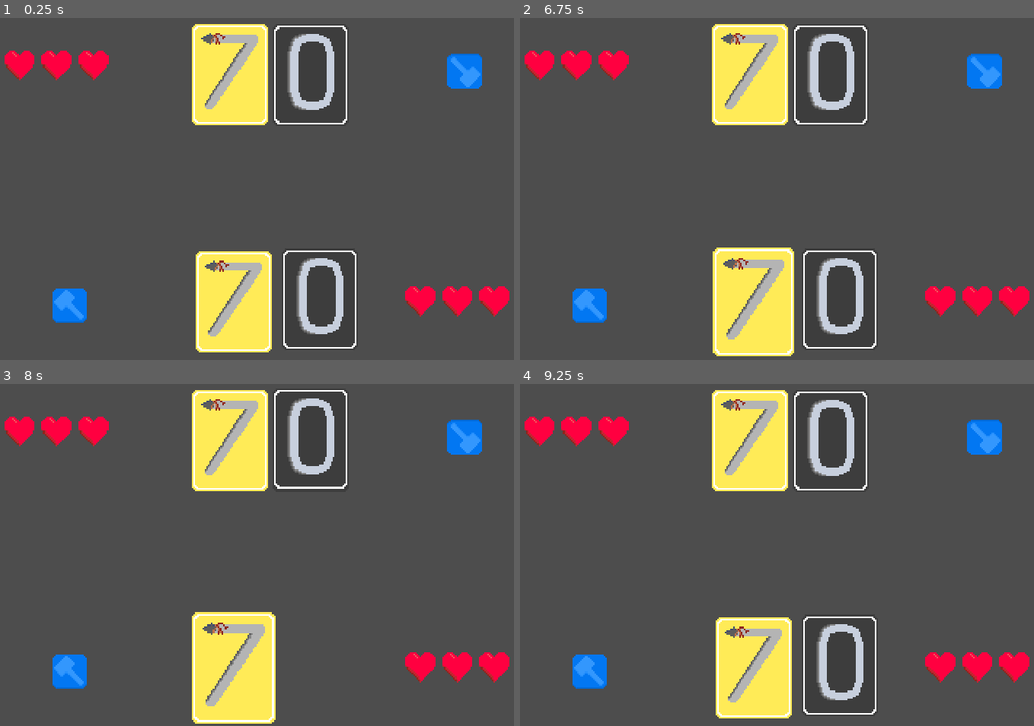
Above: before the commit, frames 1-4 (two rows, left to right).
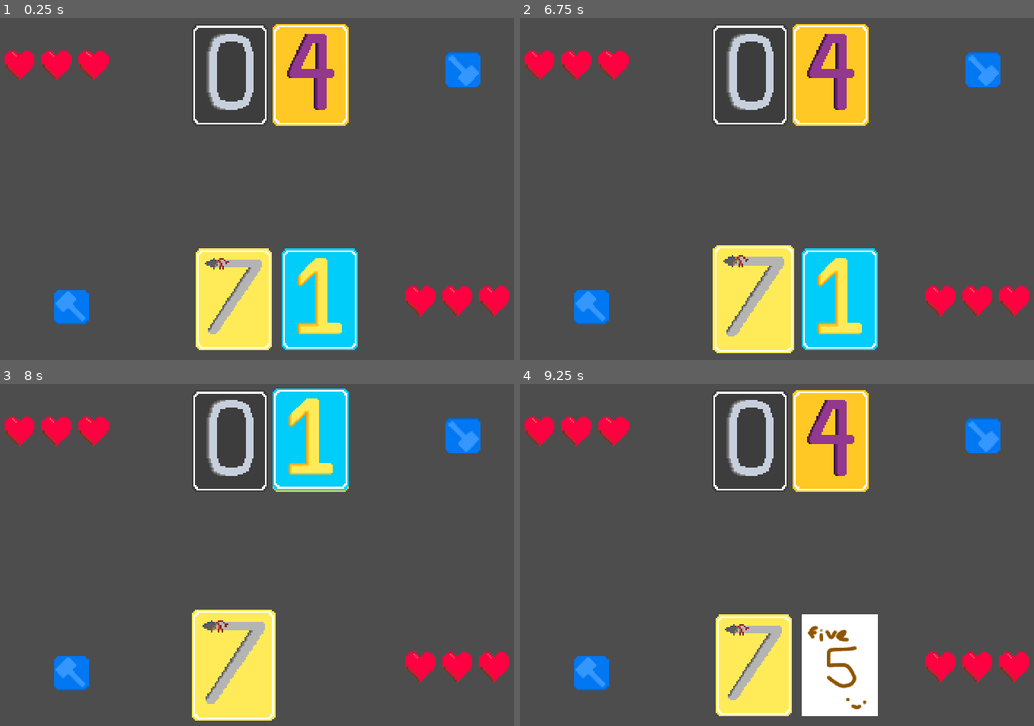
Above: after the commit, the same moments.

Repository: Hex-4/chop-chop-game-thing
Game: Godot game, scene res://dragging.tscn
Same seed, same stepped clock (60 frames per second), same inputs: the game is played once before the commit and once after it.
Inputs (mouse positions are in pixels of both pictures, inside the frame that each line leads up to):
- Up to frame 1 (0.25 s): no input
- Up to frame 2 (6.75 s): click (591, 305) at 0.52 s; click (982, 72) at 1.27 s; click (591, 305) at 2.02 s; click (982, 72) at 2.77 s; click (591, 305) at 3.52 s; click (982, 72) at 4.27 s; tap Enter at 5 s; drag from (751, 76) to (751, 301) at 5.02 s; drag from (828, 76) to (751, 301) at 5.77 s; click (751, 301) at 6.67 s
- Up to frame 3 (8 s): tap Space at 7.25 s; drag from (318, 664) to (308, 442) at 7.27 s
- Up to frame 4 (9.25 s): move the mouse to (967, 606) at 8.02 s; click (967, 606) at 8.17 s; drag from (602, 503) to (751, 667) at 8.77 s

The runs differ from the first frame. In frame 1, 14% of the frame differs, in the area x 10-94%, y 1-98%; in frame 2, 14%, in the area x 10-94%, y 1-99%; in frame 3, 9.6%; in frame 4, 14%.

Commit message:
make combo button only sometimes active, add flash animation on break

Diff:
--- a/card.gd
+++ b/card.gd
@@ -44,8 +44,8 @@
 	elif team == 1:
 		hearts = $"../Hearts Top"
 		enemy_hearts = $"../../Bottom team/Hearts Bottom"
-	print(enemy_hearts)
-	print(hearts)
+	print(name + str(position))
+
 
 
 func _process(delta):
@@ -208,12 +208,20 @@
 
 func become_broken():
 	if get_tree():
-		sprite.animation = str(number) + "b"
+
 		broken = true
 		var tween = get_tree().create_tween()
 		active = false
+
+		tween.tween_property(self, "modulate", Color(15,15,15, 1), 0.3).set_trans(Tween.TRANS_CUBIC).set_ease(Tween.EASE_OUT) # Fade to white
+		tween.tween_callback(change_to_broken_sprite)
+		tween.tween_property(self, "modulate", Color(1,1,1, 1), 2).set_trans(Tween.TRANS_CUBIC).set_ease(Tween.EASE_OUT)
 		tween.tween_property(self, "scale", Vector2(1,1), 0.2).set_trans(Tween.TRANS_CUBIC).set_ease(Tween.EASE_OUT)
-		played.emit()
+		tween.tween_callback(played.emit)
+
+
+func change_to_broken_sprite():
+	sprite.animation = str(number) + "b"
 
 func check_shield():
 	var enemy_shield: Node2D = null
--- a/cardmanager.gd
+++ b/cardmanager.gd
@@ -20,6 +20,8 @@
 func card_played():
 
 	deactivate_all_cards()
+	$"Bottom team/BottomForge".check_combo()
+	$"Top team/TopForge".check_combo()
 	if playing == bottom_team:
 		playing = top_team
 	elif playing == top_team:
--- a/dragging.tscn
+++ b/dragging.tscn
@@ -6,6 +6,7 @@
 [ext_resource type="PackedScene" uid="uid://dp6q3og2yem0d" path="res://card.tscn" id="2_vdxtg"]
 [ext_resource type="Script" path="res://bg.gd" id="3_1kmf4"]
 [ext_resource type="Texture2D" uid="uid://cl6hfjg46y8a0" path="res://buttons/forge-sheet.png" id="5_oi6f4"]
+[ext_resource type="Script" path="res://forge.gd" id="6_oc5kf"]
 
 [sub_resource type="AtlasTexture" id="AtlasTexture_mpi43"]
 atlas = ExtResource("5_oi6f4")
@@ -13,7 +14,15 @@
 
 [sub_resource type="AtlasTexture" id="AtlasTexture_l1pj8"]
 atlas = ExtResource("5_oi6f4")
-region = Rect2(75, 75, 66, 66)
+region = Rect2(72, 72, 72, 72)
+
+[sub_resource type="AtlasTexture" id="AtlasTexture_g543v"]
+atlas = ExtResource("5_oi6f4")
+region = Rect2(0, 72, 72, 72)
+
+[sub_resource type="AtlasTexture" id="AtlasTexture_xgs0r"]
+atlas = ExtResource("5_oi6f4")
+region = Rect2(144, 72, 72, 72)
 
 [sub_resource type="RectangleShape2D" id="RectangleShape2D_j1cty"]
 size = Vector2(1206, 693)
@@ -42,35 +51,43 @@
 texture = ExtResource("2_vcdgv")
 
 [node name="top 1" parent="Top team" node_paths=PackedStringArray("enemy_cards") instance=ExtResource("2_vdxtg")]
-position = Vector2(514, 107)
+position = Vector2(514, 108)
 team = 1
-number = 7
+number = 0
 enemy_cards = [NodePath("../../Bottom team/bottom 1"), NodePath("../../Bottom team/bottom 2")]
 
 [node name="top 2" parent="Top team" node_paths=PackedStringArray("enemy_cards") instance=ExtResource("2_vdxtg")]
 position = Vector2(667, 108)
 team = 1
-number = 0
+number = 4
 enemy_cards = [NodePath("../../Bottom team/bottom 1"), NodePath("../../Bottom team/bottom 2")]
 
-[node name="TextureButton" type="TextureButton" parent="Top team"]
-offset_left = 178.0
-offset_top = 512.0
-offset_right = 244.0
-offset_bottom = 578.0
-texture_normal = SubResource("AtlasTexture_mpi43")
-texture_pressed = SubResource("AtlasTexture_l1pj8")
-
-[node name="Bottom team" type="Node2D" parent="."]
-
-[node name="TextureButton2" type="TextureButton" parent="Bottom team"]
+[node name="TopForge" type="TextureButton" parent="Top team" node_paths=PackedStringArray("team_node")]
 offset_left = 991.0
 offset_top = 134.0
 offset_right = 1057.0
 offset_bottom = 200.0
 rotation = 3.14159
+disabled = true
 texture_normal = SubResource("AtlasTexture_mpi43")
 texture_pressed = SubResource("AtlasTexture_l1pj8")
+texture_disabled = SubResource("AtlasTexture_g543v")
+script = ExtResource("6_oc5kf")
+team_node = NodePath("..")
+
+[node name="Bottom team" type="Node2D" parent="."]
+
+[node name="BottomForge" type="TextureButton" parent="Bottom team" node_paths=PackedStringArray("team_node")]
+offset_left = 178.0
+offset_top = 512.0
+offset_right = 244.0
+offset_bottom = 578.0
+disabled = true
+texture_normal = SubResource("AtlasTexture_xgs0r")
+texture_pressed = SubResource("AtlasTexture_l1pj8")
+texture_disabled = SubResource("AtlasTexture_g543v")
+script = ExtResource("6_oc5kf")
+team_node = NodePath("..")
 
 [node name="Hearts Bottom" type="Node2D" parent="Bottom team"]
 position = Vector2(874, 537)
@@ -89,13 +106,12 @@
 texture = ExtResource("2_vcdgv")
 
 [node name="bottom 1" parent="Bottom team" node_paths=PackedStringArray("enemy_cards") instance=ExtResource("2_vdxtg")]
-position = Vector2(521, 538)
+position = Vector2(521, 533)
 number = 7
 enemy_cards = [NodePath("../../Top team/top 1"), NodePath("../../Top team/top 2")]
 
 [node name="bottom 2" parent="Bottom team" node_paths=PackedStringArray("enemy_cards") instance=ExtResource("2_vdxtg")]
 position = Vector2(684, 533)
-number = 0
 enemy_cards = [NodePath("../../Top team/top 1"), NodePath("../../Top team/top 2")]
 
 [node name="Background" type="Area2D" parent="."]
@@ -106,3 +122,6 @@
 [node name="CollisionShape2D" type="CollisionShape2D" parent="Background"]
 position = Vector2(593, 336.5)
 shape = SubResource("RectangleShape2D_j1cty")
+
+[connection signal="pressed" from="Top team/TopForge" to="Top team/TopForge" method="_on_pressed"]
+[connection signal="pressed" from="Bottom team/BottomForge" to="Bottom team/BottomForge" method="_on_pressed"]
--- /dev/null
+++ b/forge.gd
@@ -0,0 +1,60 @@
+extends TextureButton
+
+@export var team_node: Node2D
+
+@onready var manager = $"../.."
+
+var center_pos_x
+
+# Called when the node enters the scene tree for the first time.
+func _ready() -> void:
+	if get_parent().name == "Top team":
+		center_pos_x = 604
+	elif get_parent().name == "Bottom team":
+		center_pos_x = 600
+
+
+# Called every frame. 'delta' is the elapsed time since the previous frame.
+func _process(delta: float) -> void:
+	pass
+
+func remove_non_cards(o):
+	if o.is_in_group("card"):
+		return true
+	else:
+		return false
+
+func _on_pressed() -> void:
+	if get_parent() == manager.playing:
+		var n = team_node
+		var cards = n.get_children().filter(remove_non_cards)
+		for c in cards:
+			var t = get_tree().create_tween()
+			t.tween_property(c, "position", Vector2(center_pos_x, c.position.y), 1).set_trans(Tween.TRANS_CUBIC).set_ease(Tween.EASE_IN_OUT) # Move to center
+			t.parallel().tween_property(c, "modulate", Color(20,20,20, 1), 1).set_trans(Tween.TRANS_CUBIC).set_ease(Tween.EASE_OUT) # Fade to white
+			t.tween_callback(set_card.bind(c))
+			t.tween_property(c, "position", c.position, 1).set_trans(Tween.TRANS_CUBIC).set_ease(Tween.EASE_IN_OUT)
+			t.parallel().tween_property(c, "modulate", Color(1,1,1, 1), 1).set_trans(Tween.TRANS_CUBIC).set_ease(Tween.EASE_OUT)
+			t.tween_callback(played.bind(c))
+
+func set_card(c):
+	c.sprite.animation = str(4)
+	c.broken = false
+	c.number = 4
+
+func played(c):
+	if c.name == "top 1" or c.name == "bottom 1":
+		manager.card_played()
+
+func check_combo():
+	var cards = team_node.get_children().filter(remove_non_cards)
+	if get_parent() == manager.playing:
+		disabled = true # Force disable if not playing
+	elif cards[0].number == 5 and cards[1].number == 5: # 5+5 -> Invisible shield
+		disabled = false
+	elif cards[0].number == 6 and cards[1].number == 6: # 6+6 -> Invisible potion
+		disabled = false
+	elif (cards[0].number == 7 and cards[1].number == 6) or (cards[0].number == 6 and cards[1].number == 7): # 6+7 or 7+6 -> Crossbow
+		disabled = false
+	elif cards[0].number == 8 and cards[1].number == 8: # 8+8 -> GUNS
+		disabled = false
Not shown: 1 places in dragging.tscn that only renumber resources
Binary file added: full-white-card.png
Not shown, added: full-white-card.png.import
